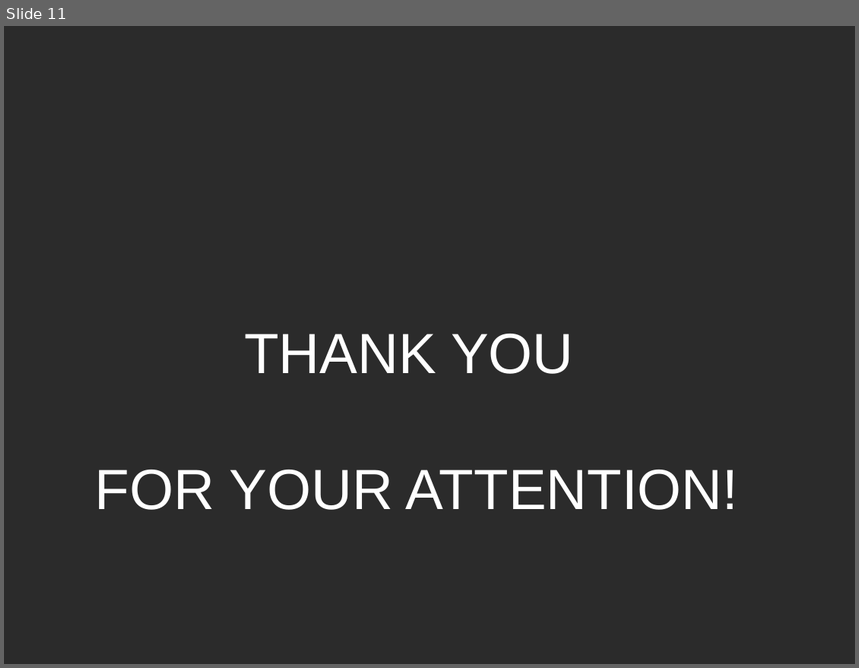
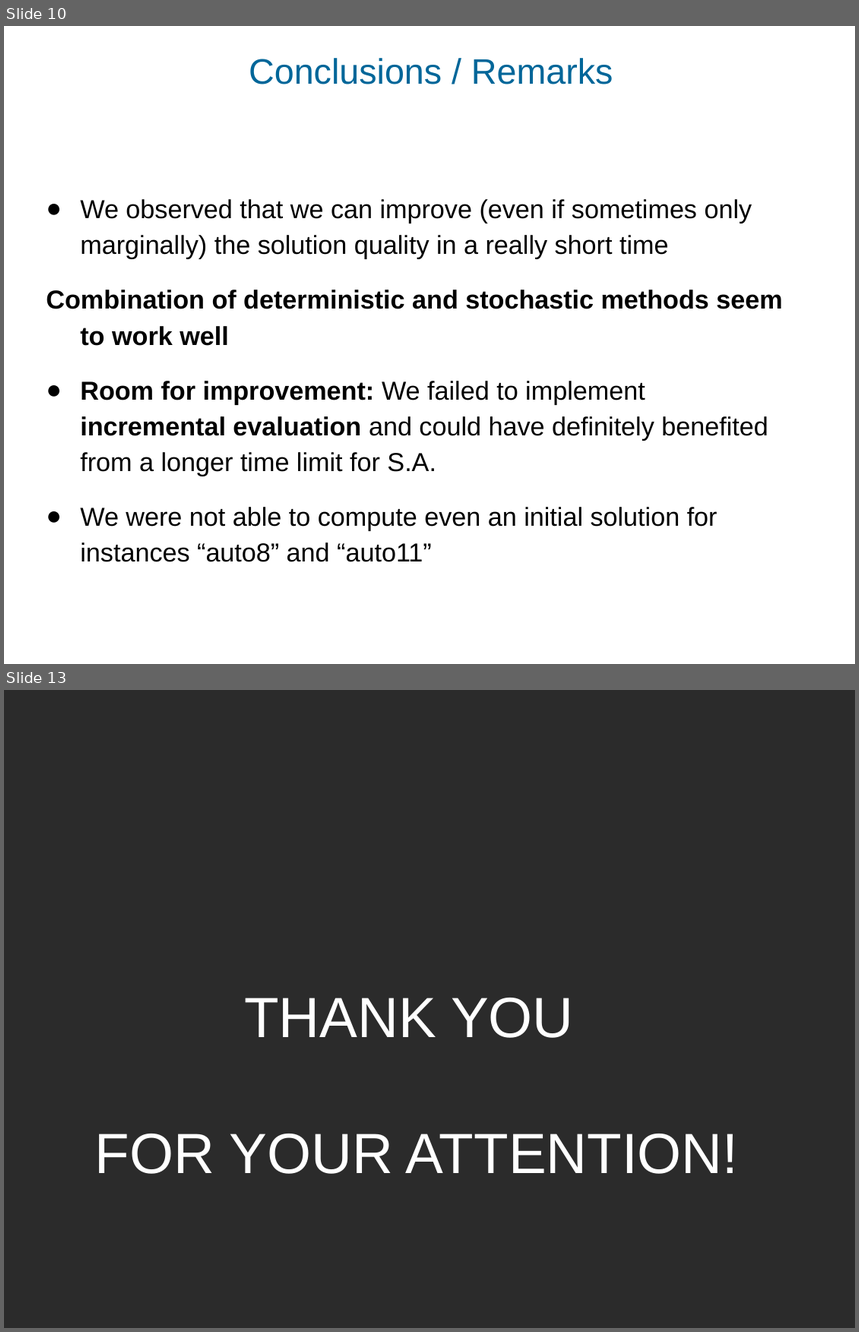
Before and after one commit to CatLassie/GDA2020, a slide deck: upwarddrawing.ppt. Shown one above the other, each under a label of ours: slide 11 before the commit, slides 10 and 13 after it; the slides between them are not shown. The pictures are 859x668 and 859x1332 pixels, drawn with LibreOffice and Linux fonts; fonts in the diff are those of the drawing; background and template pictures are left out; a plain dark background stands for a picture behind light text. Boxes give left, top, right and bottom in pixels: in the first picture for what was removed or moved away, otherwise in the second. Text is boxed around its words. In the diff, an @@ line names an element or a change of style, - is before the commit and + after.

```diff
--- a/upwarddrawing.ppt
+++ b/upwarddrawing.ppt
@@ slide 10 added at <box>4,26,855,664</box>, background picture (left out) @@
@@ text added at <box>249,58,614,85</box>, 30 pt, text #006699 @@
+Conclusions / Remarks
@@ text added at <box>46,199,782,563</box>, 22 pt, text #000000 @@
+● We observed that we can improve (even if sometimes only marginally) the solution quality in a really short time
+Combination of deterministic and stochastic methods seem to work well
+● Room for improvement: We failed to implement incremental evaluation and could have definitely benefited from a longer time limit for S.A.
+● We were not able to compute even an initial solution for instances “auto8” and “auto11”
@@ what was slide 11 is now slide 13 @@
```
Also in this commit, not shown: 4 slides changed, 7 other slides added, 6 slides removed.
